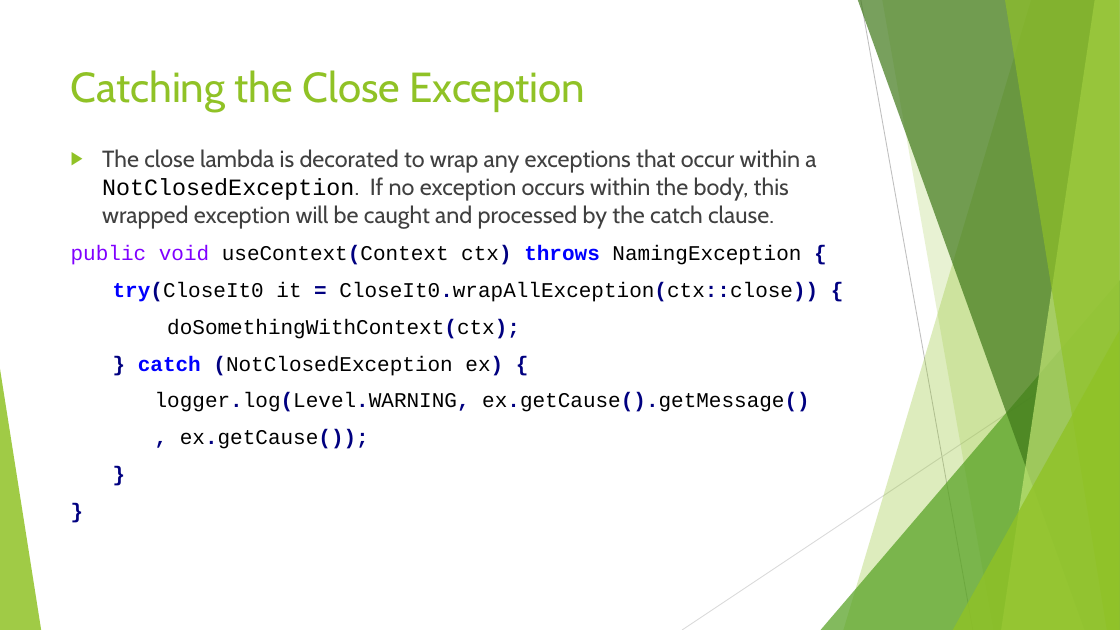
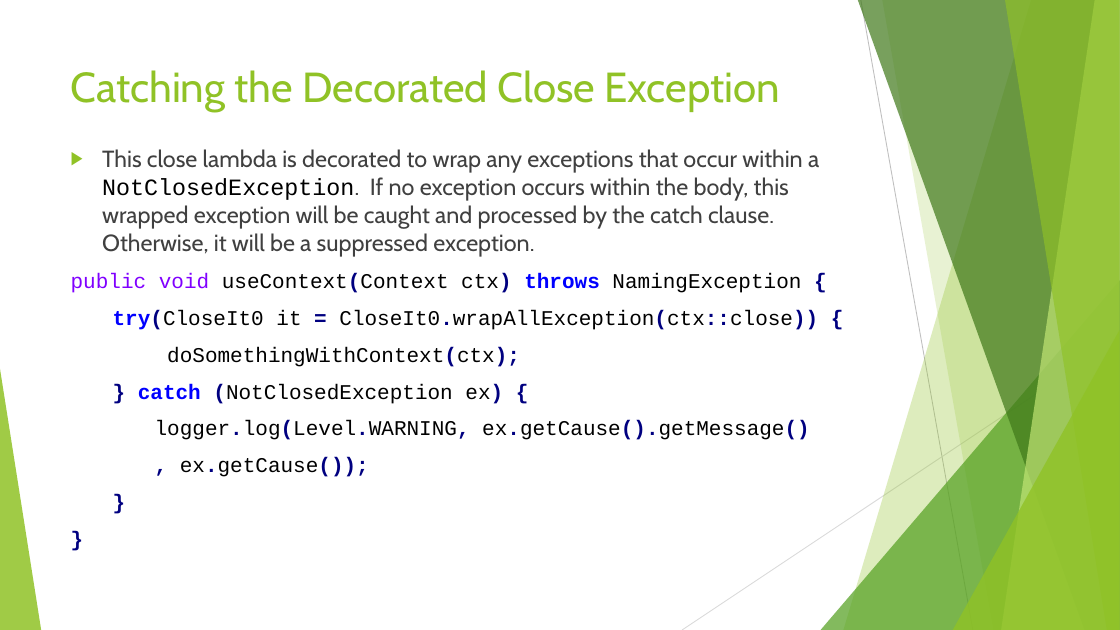
Before and after one commit to RichardRoda/2017-CodePaLOUsa-Lambda, a slide deck: slide 48 of Learning to Love the Lambda in the Stream.pptx (slide 47 before the commit). Drawn at 1120x630 pixels with LibreOffice and Linux fonts; fonts in the diff are those of the drawing. Boxes give left, top, right and bottom in pixels: in the first picture for what was removed or moved away, otherwise in the second. Text is boxed around its words. In the diff, an @@ line names an element or a change of style, - is before the commit and + after.

Commit message:
In the AutoCloseable section: Improve explanation of decorator pattern.  Mention that the lambda returned by the decorator pattern itself implements the adapter pattern (to adapt the exceptions).

```diff
--- a/Learning to Love the Lambda in the Stream.pptx
+++ b/Learning to Love the Lambda in the Stream.pptx
@@ title at (71,70,780,112): text changed @@
-Catching the Close Exception
+Catching the Decorated Close Exception
@@ text at (102,149,819,257): text changed @@
-▶ The close lambda is decorated to wrap any exceptions that occur within a NotClosedException. If no exception occurs within the body, this wrapped exception will be caught and processed by the catch clause.
+▶ This close lambda is decorated to wrap any exceptions that occur within a NotClosedException. If no exception occurs within the body, this wrapped exception will be caught and processed by the catch clause. Otherwise, it will be a suppressed exception.
```
Also in this commit, not shown: 16 other slides changed, 1 slide added, 1 other file.
